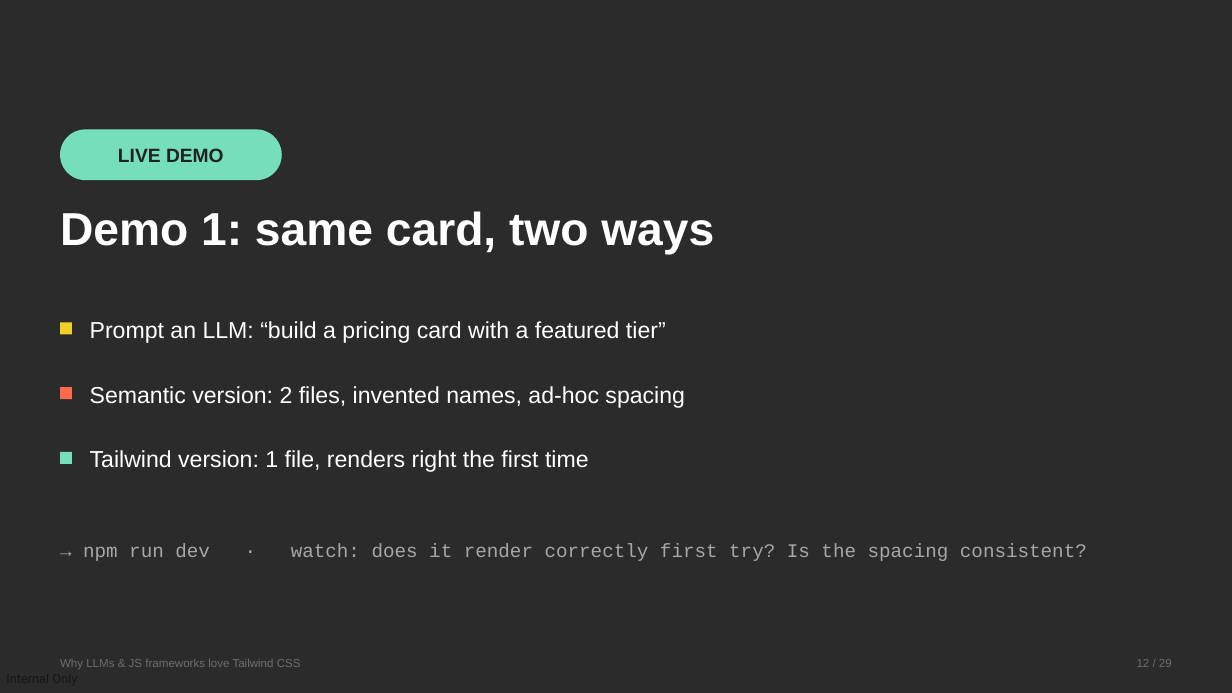
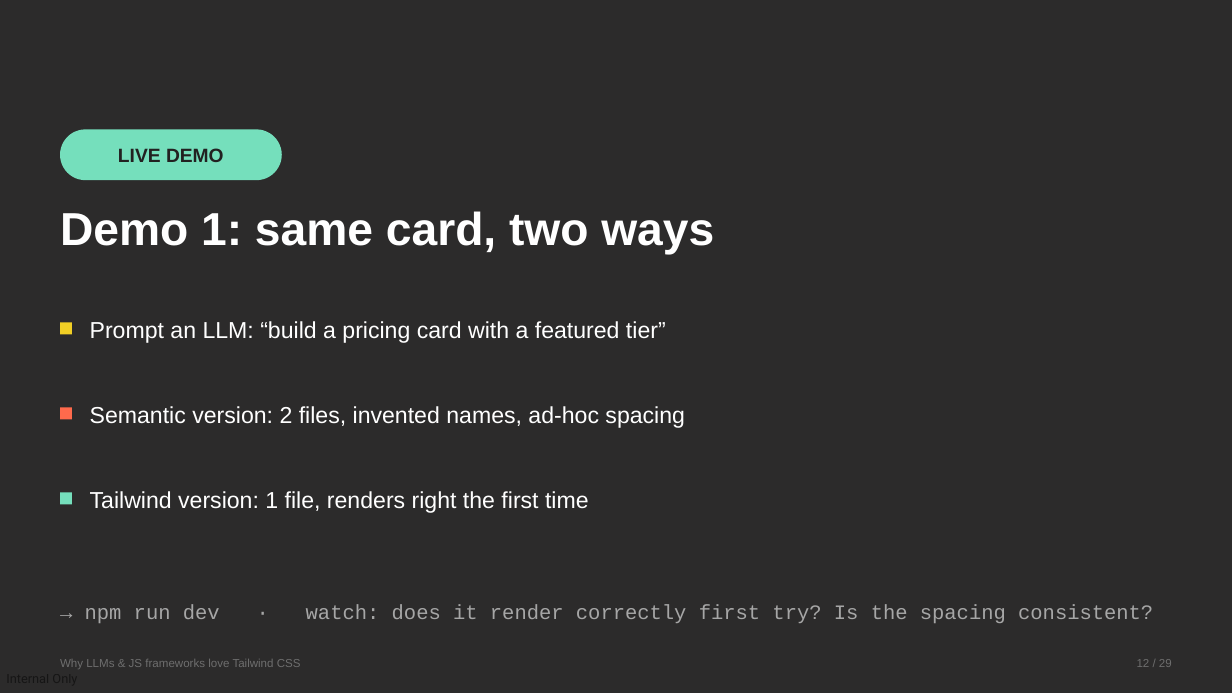
Before and after one commit to devlinduldulao/llm-loves-tailwind-and-js, a slide deck: slide 12 of why-llms-love-tailwind.pptx. Drawn at 1232x693 pixels with LibreOffice and Linux fonts; fonts in the diff are those of the drawing. Boxes give left, top, right and bottom in pixels: in the first picture for what was removed or moved away, otherwise in the second. Text is boxed around its words. In the diff, an @@ line names an element or a change of style, - is before the commit and + after.

```diff
--- a/why-llms-love-tailwind.pptx
+++ b/why-llms-love-tailwind.pptx
@@ rectangle: place and size @@
-rectangle at bbox=[60, 387, 72, 399]
+rectangle at bbox=[60, 408, 72, 420]
@@ text "Semantic version: 2 files, invented ...": place and size @@
-text "Semantic version: 2 files, invented ..." at bbox=[90, 386, 685, 408]
+text "Semantic version: 2 files, invented ..." at bbox=[90, 406, 685, 428]
@@ rectangle: place and size @@
-rectangle at bbox=[60, 452, 72, 464]
+rectangle at bbox=[60, 493, 72, 505]
@@ text "Tailwind version: 1 file, renders ...": place and size @@
-text "Tailwind version: 1 file, renders ..." at bbox=[90, 450, 589, 472]
+text "Tailwind version: 1 file, renders ..." at bbox=[90, 491, 589, 513]
@@ text "→ npm run dev · ...": place and size @@
-text "→ npm run dev · ..." at bbox=[83, 543, 1087, 561]
+text "→ npm run dev · ..." at bbox=[85, 605, 1153, 623]
@@ text "→ npm run dev · ..." at bbox=[85, 605, 1153, 623]: size 15 to 16 pt @@
```
Also in this commit, not shown: 22 other slides changed, 1 slide added, 1 other file.
